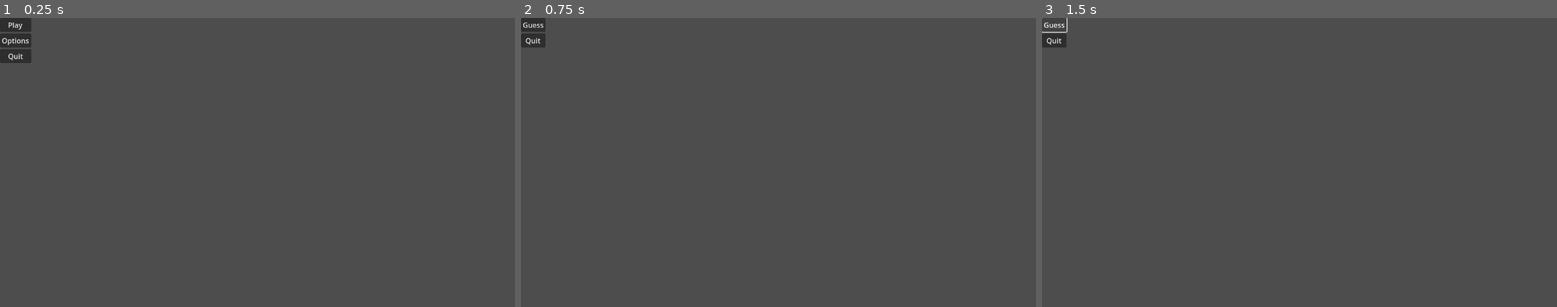
Above: before the commit, frames 1-3 (left to right).
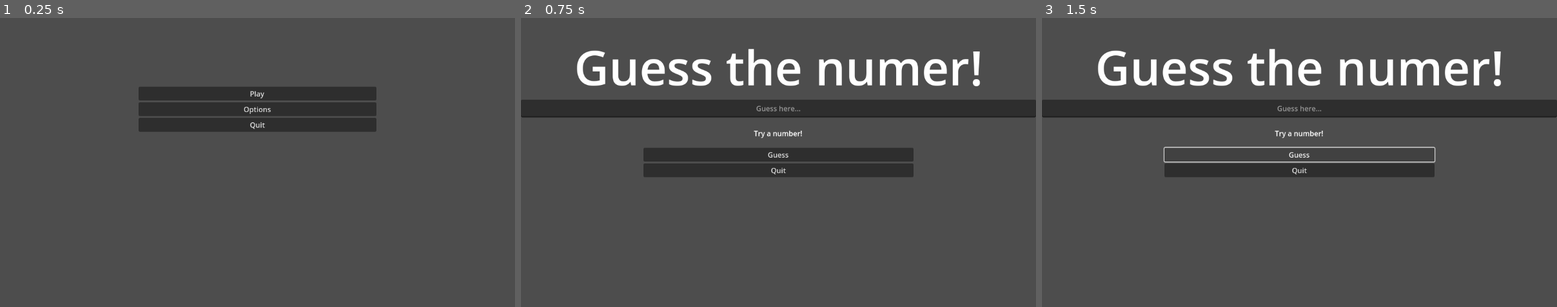
Above: after the commit, the same moments.

Repository: maicow259/guessthenumber
Game: Godot game, scene res://Scene/main.tscn
The game is run twice, just before and just after one commit, with the same random seed, the same clock (stepped at 60 frames per second) and the same inputs.
Inputs:
- Up to frame 1 (0.25 s): no input
- Up to frame 2 (0.75 s): click "Play" at 0.5 s
- Up to frame 3 (1.5 s): click "Guess" at 1.25 s

The runs differ from the first frame. In frame 1, 7.3% of the frame differs, in the area x 0-74%, y 0-40%; in frame 2, 15%, in the area x 0-100%, y 0-56%; in frame 3, 13%.

Commit message:
Adicionado algumas UI

Diff:
--- a/Scene/game_scene.tscn
+++ b/Scene/game_scene.tscn
@@ -1,4 +1,11 @@
-[gd_scene format=3 uid="uid://cabschgcy0jso"]
+[gd_scene load_steps=4 format=3 uid="uid://cabschgcy0jso"]
+
+[ext_resource type="Script" path="res://Script/game_scene.gd" id="1_rftrv"]
+
+[sub_resource type="LabelSettings" id="LabelSettings_4ju42"]
+font_size = 107
+
+[sub_resource type="LabelSettings" id="LabelSettings_umoe5"]
 
 [node name="Game Scene" type="Control"]
 layout_mode = 3
@@ -7,19 +14,86 @@
 anchor_bottom = 1.0
 grow_horizontal = 2
 grow_vertical = 2
+script = ExtResource("1_rftrv")
 
-[node name="MarginContainer" type="MarginContainer" parent="."]
-layout_mode = 0
-offset_right = 40.0
-offset_bottom = 40.0
+[node name="guess-quit" type="MarginContainer" parent="."]
+layout_mode = 1
+anchors_preset = 8
+anchor_left = 0.5
+anchor_top = 0.5
+anchor_right = 0.5
+anchor_bottom = 0.5
+offset_left = -302.0
+offset_top = -33.0
+offset_right = 302.0
+offset_bottom = 33.0
+grow_horizontal = 2
+grow_vertical = 2
 
-[node name="VBoxContainer" type="VBoxContainer" parent="MarginContainer"]
+[node name="VBoxContainer" type="VBoxContainer" parent="guess-quit"]
 layout_mode = 2
 
-[node name="Play" type="Button" parent="MarginContainer/VBoxContainer"]
+[node name="Guess" type="Button" parent="guess-quit/VBoxContainer"]
 layout_mode = 2
 text = "Guess"
 
-[node name="Quit" type="Button" parent="MarginContainer/VBoxContainer"]
+[node name="Quit" type="Button" parent="guess-quit/VBoxContainer"]
 layout_mode = 2
 text = "Quit"
+
+[node name="Guess the Number Margim" type="MarginContainer" parent="."]
+layout_mode = 1
+anchors_preset = 5
+anchor_left = 0.5
+anchor_right = 0.5
+offset_left = -576.0
+offset_right = 576.0
+offset_bottom = 220.0
+grow_horizontal = 2
+
+[node name="Label" type="Label" parent="Guess the Number Margim"]
+layout_mode = 2
+text = "Guess the numer!"
+label_settings = SubResource("LabelSettings_4ju42")
+horizontal_alignment = 1
+vertical_alignment = 1
+
+[node name="Imput Margim" type="MarginContainer" parent="."]
+layout_mode = 1
+anchors_preset = -1
+anchor_left = 0.5
+anchor_top = 0.313
+anchor_right = 0.5
+anchor_bottom = 0.313
+offset_left = -576.0
+offset_top = -19.824
+offset_right = 576.0
+offset_bottom = 20.176
+
+[node name="Imput Player" type="LineEdit" parent="Imput Margim"]
+layout_mode = 2
+placeholder_text = "Guess here..."
+alignment = 1
+
+[node name="Resposta margim" type="MarginContainer" parent="."]
+layout_mode = 1
+anchors_preset = -1
+anchor_left = 0.5
+anchor_top = 0.4
+anchor_right = 0.5
+anchor_bottom = 0.4
+offset_left = -210.0
+offset_top = -20.2
+offset_right = 210.0
+offset_bottom = 19.8
+grow_horizontal = 2
+grow_vertical = 2
+
+[node name="Resposta" type="Label" parent="Resposta margim"]
+layout_mode = 2
+text = "Try a number!"
+label_settings = SubResource("LabelSettings_umoe5")
+horizontal_alignment = 1
+
+[connection signal="pressed" from="guess-quit/VBoxContainer/Quit" to="." method="_on_quit_pressed"]
+[connection signal="text_submitted" from="Imput Margim/Imput Player" to="." method="_on_imput_player_text_submitted"]
--- a/Scene/menu.tscn
+++ b/Scene/menu.tscn
@@ -12,9 +12,18 @@
 script = ExtResource("1_fysui")
 
 [node name="MarginContainer" type="MarginContainer" parent="."]
-layout_mode = 0
-offset_right = 40.0
-offset_bottom = 40.0
+layout_mode = 1
+anchors_preset = 8
+anchor_left = 0.5
+anchor_top = 0.5
+anchor_right = 0.5
+anchor_bottom = 0.5
+offset_left = -266.0
+offset_top = -170.5
+offset_right = 266.0
+offset_bottom = 170.5
+grow_horizontal = 2
+grow_vertical = 2
 
 [node name="VBoxContainer" type="VBoxContainer" parent="MarginContainer"]
 layout_mode = 2
--- a/Scene/options.tscn
+++ b/Scene/options.tscn
@@ -12,9 +12,18 @@
 script = ExtResource("1_41dkw")
 
 [node name="MarginContainer" type="MarginContainer" parent="."]
-layout_mode = 0
-offset_right = 218.0
-offset_bottom = 265.0
+layout_mode = 1
+anchors_preset = 8
+anchor_left = 0.5
+anchor_top = 0.5
+anchor_right = 0.5
+anchor_bottom = 0.5
+offset_left = -109.0
+offset_top = -132.5
+offset_right = 109.0
+offset_bottom = 132.5
+grow_horizontal = 2
+grow_vertical = 2
 
 [node name="VBoxContainer" type="VBoxContainer" parent="MarginContainer"]
 layout_mode = 2
--- /dev/null
+++ b/Script/game_scene.gd
@@ -0,0 +1,30 @@
+extends Control
+
+var temtativa
+@onready var resposta: Label = $"Resposta margim/Resposta"
+var ramdow_number = 0
+
+
+# Called when the node enters the scene tree for the first time.
+func _ready() -> void:
+	temtativa = 3
+	ramdow_number = randi() %10 + 1
+	print(ramdow_number)
+
+# Called every frame. 'delta' is the elapsed time since the previous frame.
+func _process(delta: float) -> void:
+	pass
+
+
+func _on_quit_pressed() -> void:
+	get_tree().quit()
+
+
+
+
+func _on_imput_player_text_submitted(new_text: String) -> void:
+	if temtativa > 0:
+		temtativa -= 1
+
+		if new_text == str(ramdow_number):
+			resposta.text = "Você Acertou!"
